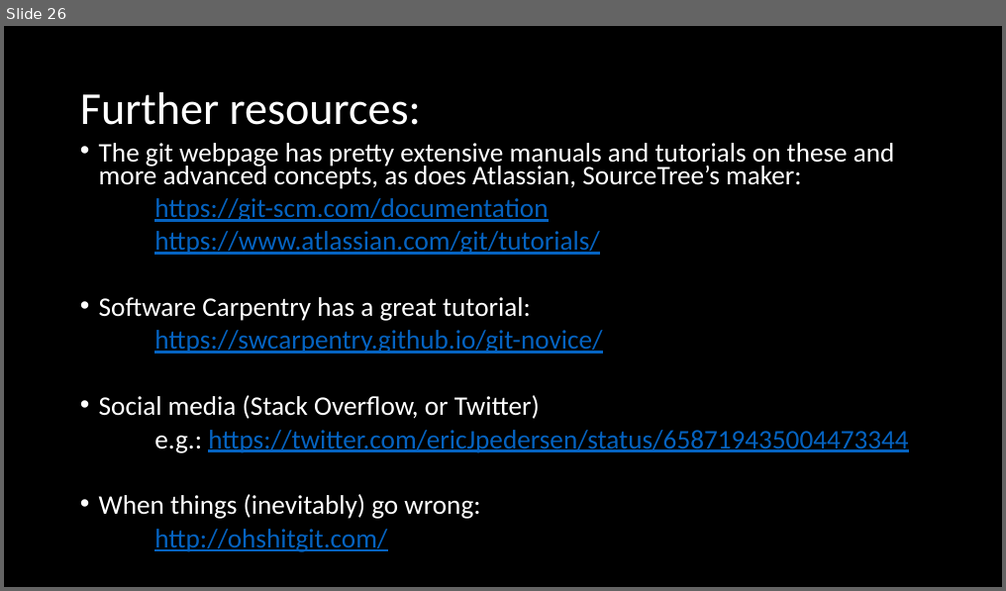
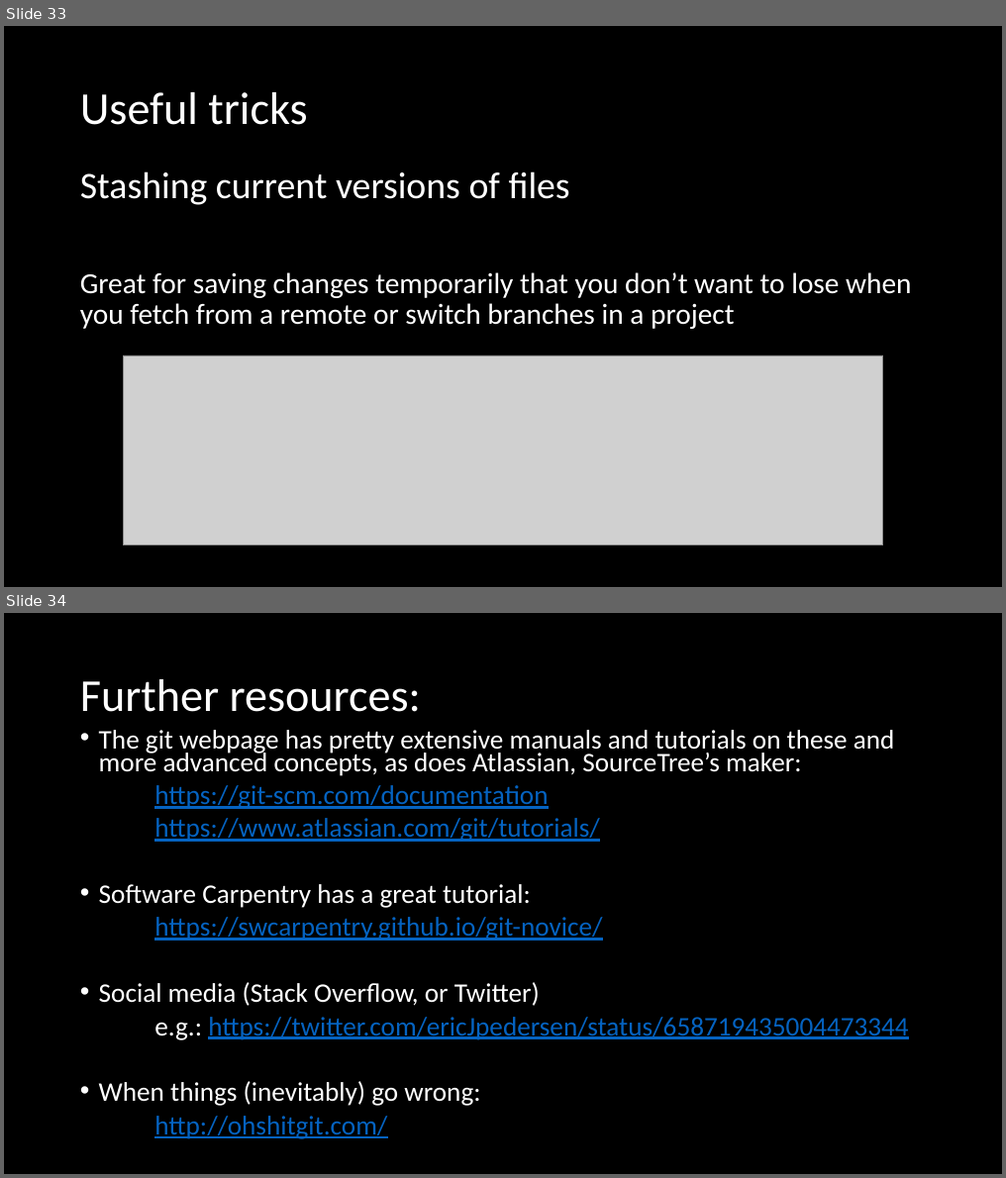
Before and after one commit to adsmithca/DFO_R_workshops, a slide deck: dfo_git_workshop/Using version control.pptx. Shown one above the other, each under a label of ours: slide 26 before the commit, slides 33 and 34 after it. The pictures are 1006x591 and 1006x1178 pixels, drawn with LibreOffice and Linux fonts; fonts in the diff are those of the drawing; grey boxes stand for pictures. Boxes give left, top, right and bottom in pixels: in the first picture for what was removed or moved away, otherwise in the second. Text is boxed around its words. In the diff, an @@ line names an element or a change of style, - is before the commit and + after.

Commit message:
Extended draft of the powerpoint
Still need to figure out if I want to present branching or collaboration first (likely I'll only be able to make it through one...). Also need to expand on the branches section

```diff
--- a/dfo_git_workshop/Using version control.pptx
+++ b/dfo_git_workshop/Using version control.pptx
@@ slide 33 added at box(4, 26, 1002, 587), background #000000 @@
@@ title added at box(80, 92, 307, 125), 44 pt, text #FFFFFF @@
+Useful tricks
@@ text added at box(80, 172, 911, 329), 28 pt, text #FFFFFF @@
+Stashing current versions of files
+Great for saving changes temporarily that you don’t want to lose when you fetch from a remote or switch branches in a project
@@ picture added at box(123, 356, 884, 545) @@
@@ what was slide 26 is now slide 34 @@
```
Also in this commit, not shown: 7 slides changed, 14 other slides added, 7 slides removed, 7 other files.
